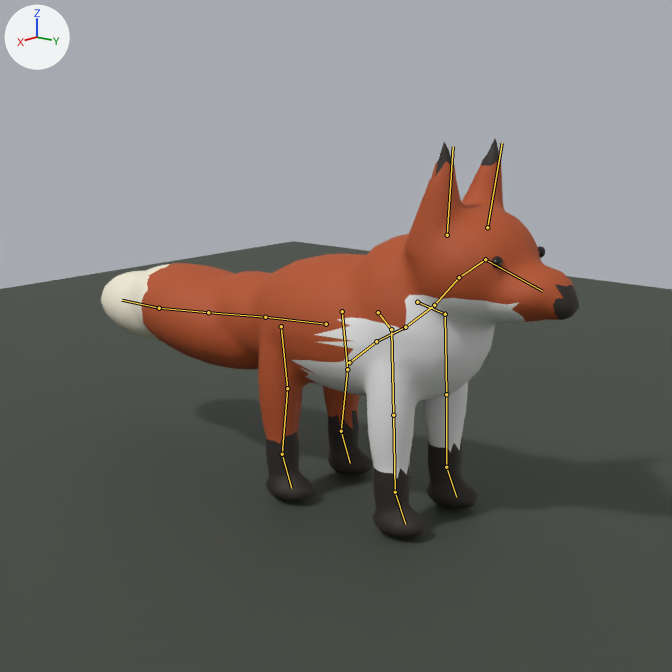
The Blender file assets/models/fox_reference.blend, before and after one commit.
One viewpoint serves both versions: the file's camera 'Fox presentation camera'. Arrows for +X, +Y and +Z are at upper left; the lights stay in place. The older version comes first. The bones that bend it are drawn over the model as lines.

Objects in the first picture: 'Fox eye', 'Fox eye.001', 'Fox_Reference', 'Presentation Ground'.
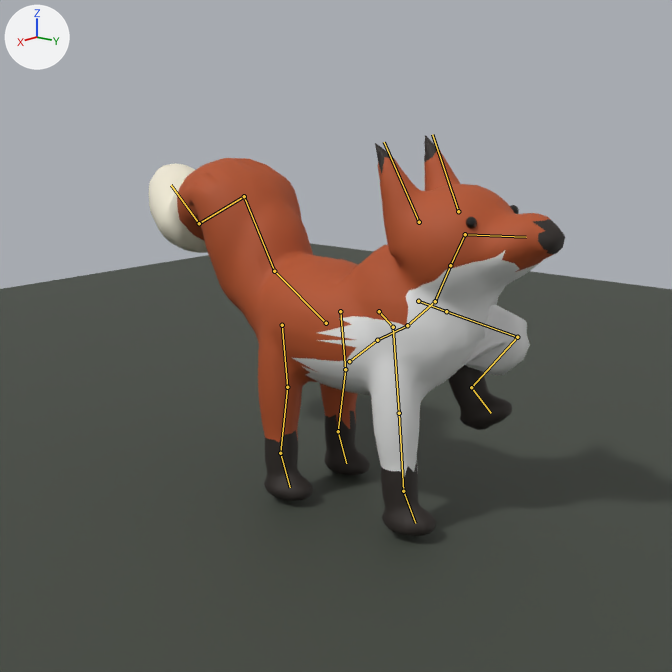
The newer file adds an action. The first version stands in its rest pose; the second is drawn at frame 52 of the action 'alert'.

Location of each change, (x1, y1, x2, y2) in pixels of the pictures (672 x 672 px):
'Fox_Reference', posed (13% narrower): before (101, 138, 579, 538); after (148, 135, 565, 536)
'Fox eye', posed: before (538, 246, 545, 258); after (510, 205, 519, 214)
bone 'pelvis', root to tip: before (349, 362) to (376, 341); after (349, 361) to (377, 340)
bone 'chest', root to tip: before (405, 327) to (434, 305); after (407, 325) to (435, 301)
bone 'neck_01', root to tip: before (434, 305) to (459, 277); after (435, 301) to (450, 265)
bone 'neck_02', root to tip: before (459, 277) to (485, 259); after (450, 265) to (465, 234)
bone 'head', root to tip: before (485, 259) to (542, 291); after (465, 234) to (526, 237)
bone 'ear.L', root to tip: before (487, 227) to (502, 143); after (458, 211) to (432, 134)
bone 'ear.R', root to tip: before (447, 235) to (453, 146); after (419, 222) to (384, 142)
bone 'fore_upper.L', root to tip: before (445, 314) to (446, 394); after (446, 311) to (517, 337)
bone 'fore_lower.L', root to tip: before (446, 394) to (446, 467); after (517, 337) to (471, 387)
bone 'fore_foot.L', root to tip: before (446, 467) to (456, 497); after (471, 387) to (491, 413)
bone 'tail_01', root to tip: before (326, 324) to (265, 317); after (326, 323) to (274, 271)
bone 'tail_02', root to tip: before (265, 317) to (208, 312); after (274, 271) to (244, 196)
bone 'tail_03', root to tip: before (208, 312) to (159, 308); after (244, 196) to (199, 223)
bone 'tail_04', root to tip: before (159, 308) to (122, 300); after (199, 223) to (171, 185)

What the commit changed:
Bone 'pelvis' (bone_pelvis) turns from (0, 0, 0) to (0, 0, 2) degrees about its own x, y and z.
Bone 'chest' (bone_chest) turns from (0, 0, 0) to (3, 0, -2) degrees about its own x, y and z.
Bone 'neck_01' (bone_neck_01) turns from (0, 0, 0) to (15, 2, 0) degrees about its own x, y and z.
Bone 'neck_02' (bone_neck_02) turns from (0, 0, 0) to (10, 2, 0) degrees about its own x, y and z.
Bone 'head' (bone_head) turns from (0, 0, 0) to (-5, 1, -1) degrees about its own x, y and z.
Bone 'ear.L' (bone_ear_l) turns from (0, 0, 0) to (8, 0, 0) degrees about its own x, y and z.
Bone 'ear.R' (bone_ear_r) turns from (0, 0, 0) to (8, 0, 0) degrees about its own x, y and z.
Bone 'fore_upper.L' (bone_fore_upper_l) turns from (0, 0, 0) to (75, 0, 0) degrees about its own x, y and z.
Bone 'fore_lower.L' (bone_fore_lower_l) turns from (0, 0, 0) to (-120, 0, 0) degrees about its own x, y and z.
Bone 'fore_foot.L' (bone_fore_foot_l) turns from (0, 0, 0) to (65, 0, 0) degrees about its own x, y and z.
Bone 'tail_01' (bone_tail_01) turns from (0, 0, 0) to (-35, 0, 3) degrees about its own x, y and z.
Bone 'tail_02' (bone_tail_02) turns from (0, 0, 0) to (-25, 0, 4) degrees about its own x, y and z.
Bone 'tail_03' (bone_tail_03) turns from (0, 0, 0) to (80, 0, 3) degrees about its own x, y and z.
Bone 'tail_04' (bone_tail_04) turns from (0, 0, 0) to (55, 0, 1) degrees about its own x, y and z.
